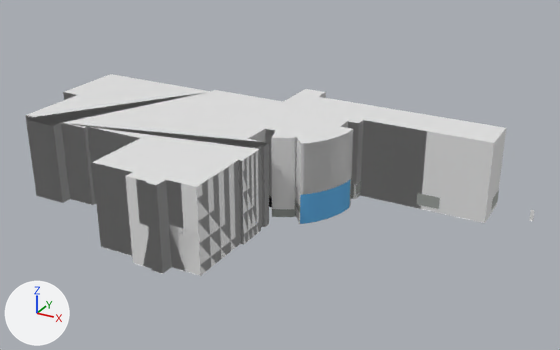
A saved change to the glTF model src/assets/campus.glb.
Camera for both pictures: a 50 mm lens placed at (111.3, -181.0, 101.0), pointed at (12.9, -2.0, 11.5). Arrows for +X, +Y and +Z are at lower left; the lights stay in place. The picture after the commit comes second. Where no turn or scale is listed for an object, it has been applied to the vertices.

The first picture shows 'ATRIUM WINDOW', 'BASE-FLOOR.001' and 5 more.
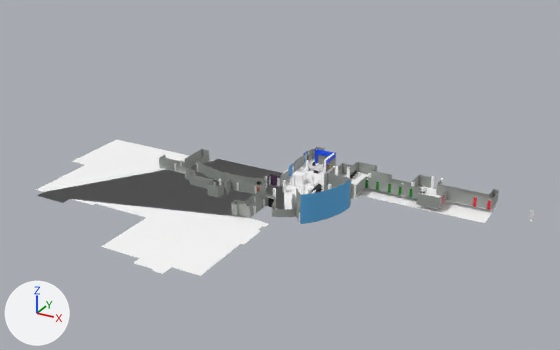
Changed parts and their boxes [x1, y1, x2, y2] in the pictures (560 x 350 px):
'BASE-FLOOR.001', deleted: before [25, 74, 506, 276]
'BASE-FLOOR', unchanged, uncovered by the edit: before [43, 196, 497, 276]; after [36, 140, 497, 276]
'UPPER WALLS', unchanged, uncovered by the edit: before [356, 181, 499, 210]; after [289, 147, 499, 210]
'LOWER WALLS', unchanged, uncovered by the edit: before [269, 178, 352, 224]; after [159, 149, 352, 224]

Diff of the bpy script that builds the scene:
```diff
--- a/src/assets/campus.glb.py
+++ b/src/assets/campus.glb.py
@@ ob_base_floor_001 @@
-ob_base_floor_001 = bpy.data.objects.new('BASE-FLOOR.001', me_mesh_012)
-ob_base_floor_001.location = (-30.2, -84.8, -27.4)
```
